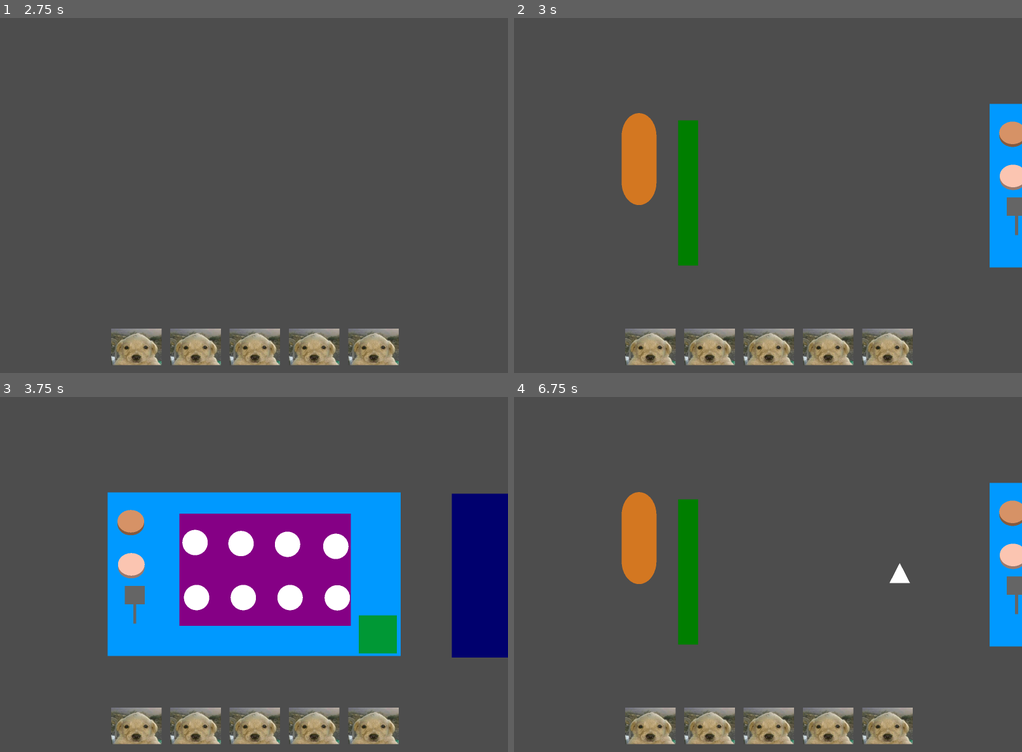
Above: before the commit, frames 1-4 (two rows, left to right).
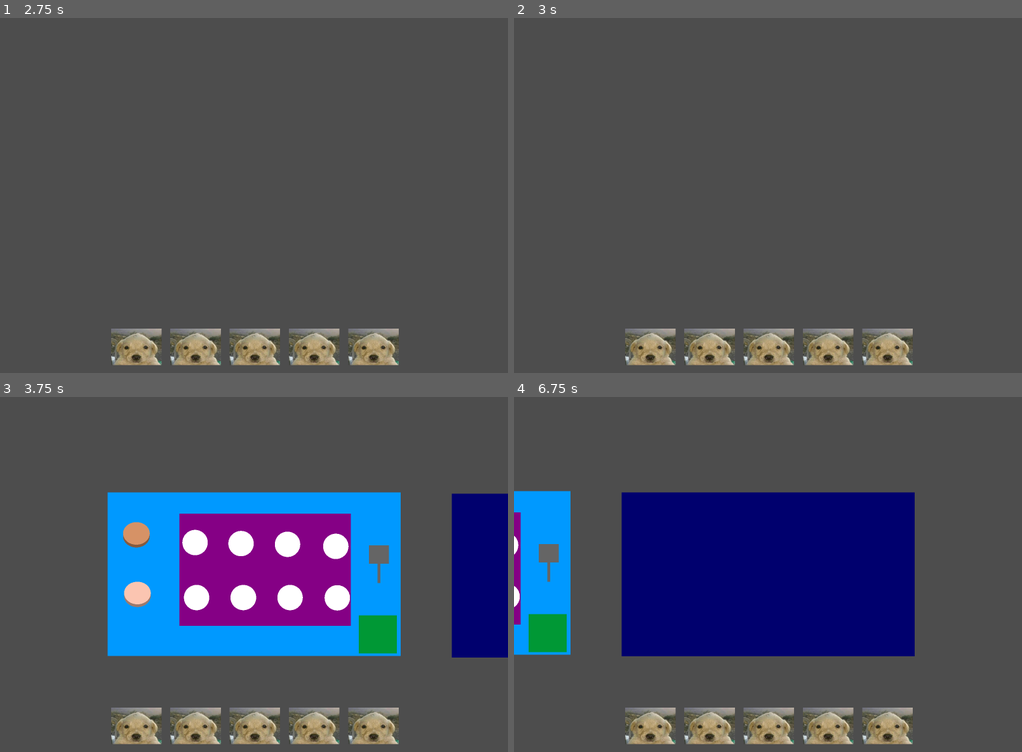
Above: after the commit, the same moments.

Repository: HannahKnisley/Bear-Denaria
Game: Godot game, scene res://Scenes/title_screen.tscn
The game is run twice, just before and just after one commit, with the same random seed, the same clock (stepped at 60 frames per second) and the same inputs.
Inputs (mouse positions are in pixels of both pictures, inside the frame that each line leads up to):
- Up to frame 1 (2.75 s): click "Start" at 0.5 s; tap Enter at 1.25 s; move the mouse to (365, 177) at 1.27 s; press the mouse at (365, 177) at 1.28 s; release the mouse at (365, 177) at 2 s; tap Space at 2 s; drag from (152, 213) to (228, 266) at 2.02 s
- Up to frame 2 (3 s): click (651, 348) at 2.75 s
- Up to frame 3 (3.75 s): click (193, 727) at 3.5 s
- Up to frame 4 (6.75 s): click (768, 727) at 4.25 s; click (828, 727) at 5 s; click (889, 727) at 5.75 s; click (651, 727) at 6.5 s

Frame 1 is identical in both runs. In frame 2, 6.0% of the frame differs, in the area x 21-100%, y 24-71%; in frame 3, 1.3%; in frame 4, 34%, in the area x 0-100%, y 24-74%.
Error after the commit: Invalid access to property or key 'global_position' on a base object of type 'null instance'. (res://Scripts/UI/scene_change_buttons.gd:15)

Commit message:
Grill is work

Diff:
--- a/Scenes/GrillArea/grill_area.tscn
+++ b/Scenes/GrillArea/grill_area.tscn
@@ -40,6 +40,7 @@
 
 [node name="Cooktop6" parent="." instance=ExtResource("2_wnctg")]
 position = Vector2(534, 414)
+scale = Vector2(1.01381, 0.996506)
 
 [node name="Cooktop7" parent="." instance=ExtResource("2_wnctg")]
 position = Vector2(904, 415)
@@ -53,13 +54,13 @@
 [node name="spatulaBelow" type="Node2D" parent="."]
 
 [node name="spatula" parent="spatulaBelow" instance=ExtResource("3_upwfe")]
-position = Vector2(107, 405)
+position = Vector2(1068, 245)
 
 [node name="pattySpawner" parent="." instance=ExtResource("2_7hck8")]
-position = Vector2(91, 125)
+position = Vector2(113, 173)
 
 [node name="chickenPattySpawner" parent="." instance=ExtResource("5_cpdi6")]
-position = Vector2(93, 295)
+position = Vector2(117, 408)
 
 [node name="spatulaAbove" type="Node2D" parent="."]
 position = Vector2(107, 405)
--- a/Scenes/world_root.tscn
+++ b/Scenes/world_root.tscn
@@ -1,10 +1,8 @@
-[gd_scene load_steps=6 format=3 uid="uid://cwk5iio8qi5bc"]
+[gd_scene load_steps=4 format=3 uid="uid://cwk5iio8qi5bc"]
 
 [ext_resource type="PackedScene" uid="uid://dwps88i147nc5" path="res://Scenes/UI/scene_change_buttons.tscn" id="1_f11s7"]
 [ext_resource type="PackedScene" uid="uid://6v3p1p6eibu0" path="res://Scenes/GrillArea/grill_area.tscn" id="1_v3hge"]
 [ext_resource type="PackedScene" uid="uid://bbv7j14qeefkv" path="res://Scenes/buildArea/build_area.tscn" id="3_57xvk"]
-[ext_resource type="PackedScene" uid="uid://cqkrceq700rfj" path="res://Scenes/Order_screen/order_screenn.tscn" id="4_recxm"]
-[ext_resource type="PackedScene" uid="uid://qhixsv4fke00" path="res://Scenes/Order_screen/taking_order_button.tscn" id="5_10mhr"]
 
 [node name="WorldRoot" type="Node2D"]
 
@@ -19,24 +17,5 @@
 [node name="sceneChangeButtons" parent="CanvasLayer" instance=ExtResource("1_f11s7")]
 metadata/_edit_use_anchors_ = true
 
-[node name="TakingOrderButton" parent="CanvasLayer" instance=ExtResource("5_10mhr")]
-visible = false
-anchors_preset = -1
-anchor_left = 0.51
-anchor_top = 0.165
-anchor_right = 0.674
-anchor_bottom = 0.224
-offset_left = -0.520081
-offset_top = 0.0799942
-offset_right = 0.552002
-offset_bottom = 2.84799
-grow_horizontal = 1
-grow_vertical = 1
-
 [node name="build_area" parent="." instance=ExtResource("3_57xvk")]
 position = Vector2(4227, -1)
-
-[node name="Order_screen" parent="." instance=ExtResource("4_recxm")]
-position = Vector2(1424, 31)
-
-[connection signal="mouse_entered" from="CanvasLayer/TakingOrderButton" to="CanvasLayer/TakingOrderButton" method="_on_mouse_entered"]
--- a/Scripts/buildArea/pattyContainer.gd
+++ b/Scripts/buildArea/pattyContainer.gd
@@ -12,8 +12,8 @@
 
 
 func _on_child_entered_tree(node):
-	print("collected")
 	node.sliding = false
+	node.sendToBuild()
 	node.setSnap(self.global_position)
 	await get_tree().create_timer(0.1).timeout
 	node.visible = false
--- a/Scripts/grillArea/beef_patty.gd
+++ b/Scripts/grillArea/beef_patty.gd
@@ -22,6 +22,15 @@
 	if flipping:
 		flippingAnimate(delta)
 
+	elif !flipping and !sliding and !Input.is_action_pressed("mouseClick"):
+		if self.global_position != snapPos:
+			self.set_collision_mask_value(1, false)
+			self.set_collision_mask_value(2, true)
+			move_and_collide(burgerToGrill())
+		else:
+			self.set_collision_mask_value(1, true)
+			self.set_collision_mask_value(2, false)
+
 func _physics_process(delta):
 	if Input.is_action_just_pressed("mouseClick"):
 		checkMouse()
@@ -35,13 +44,12 @@
 
 	if Input.is_action_just_released("mouseClick"):
 		if !flipping and !sliding:
-			await get_tree().create_timer(0.1).timeout
 			move_and_collide((burgerToGrill()))
-			await get_tree().create_timer(0.3).timeout
 			self.set_collision_mask_value(1, true)
 			self.set_collision_mask_value(2, false)
 		if onGrill:
 			$cookTimer.start()
+		checkMouse()
 
 
 
@@ -61,9 +69,13 @@
 	snapPos = pos
 	onGrill = true
 	$cookTimer.start()
+	move_and_collide((burgerToGrill()))
+	await get_tree().create_timer(0.1).timeout
 
 func setSnap(pos):
 	snapPos = pos
+	move_and_collide((burgerToGrill()))
+	await get_tree().create_timer(0.1).timeout
 
 func checkMouse():
 	var mousePos = get_global_mouse_position()
@@ -76,8 +88,8 @@
 
 
 func flippingAnimate(delta):
-	if self.global_position > (snapPos-Vector2(0,85)) and up:
-		move_and_collide(((snapPos-Vector2(0,90))-self.global_position)*delta*10)
+	if self.global_position > (snapPos-Vector2(0,65)) and up:
+		move_and_collide(((snapPos-Vector2(0,70))-self.global_position)*delta*10)
 
 	else:
 		up = false
@@ -87,6 +99,7 @@
 	elif !up:
 		up = true
 		flipping = false
+		move_and_collide((burgerToGrill()))
 
 
 func flipBurger():
--- a/Scripts/grillArea/cooktop.gd
+++ b/Scripts/grillArea/cooktop.gd
@@ -18,7 +18,9 @@
 			heldPatty.snapToGrill(self.global_position)
 			canHoldPatty = false
 
-
+	elif !Input.is_action_just_released("mouseClick") and !Input.is_action_pressed("mouseClick"):
+		if collidingPatty:
+			canHoldPatty = false
 
 
 
--- a/Scripts/grillArea/grill_to_build.gd
+++ b/Scripts/grillArea/grill_to_build.gd
@@ -18,7 +18,6 @@
 		if pattyIn:
 			myPatty.reparent(self)
 			myPatty.setSnap(self.global_position)
-			await get_tree().create_timer(0.1).timeout
 			myPatty.sliding = true
 			sliding = true
 
--- a/Scripts/grillArea/spatula.gd
+++ b/Scripts/grillArea/spatula.gd
@@ -31,8 +31,8 @@
 
 	# WE ARE CLOSED FOR EBOLA >:(
 	if flipping:
-		if self.global_position > (snapPos-Vector2(0,85)) and up:
-			self.translate(((snapPos-Vector2(0,90))-self.global_position)*delta*10)
+		if self.global_position > (snapPos-Vector2(0,65)) and up:
+			self.translate(((snapPos-Vector2(0,70))-self.global_position)*delta*10)
 		else:
 			up = false
 			self.reparent(get_node("../../spatulaAbove"))
